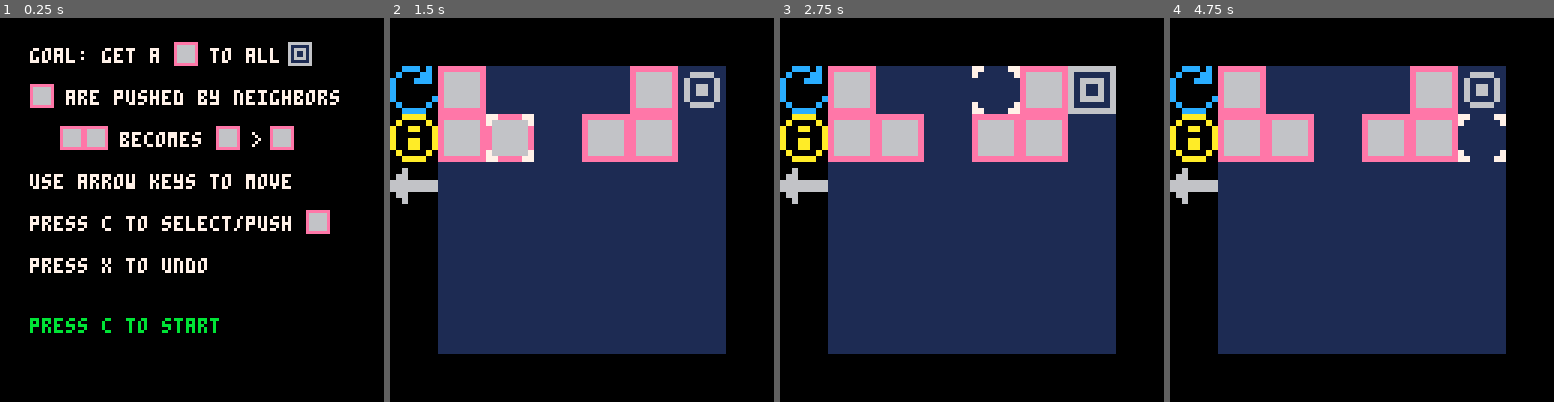
Above: before the commit, frames 1-4 (left to right).
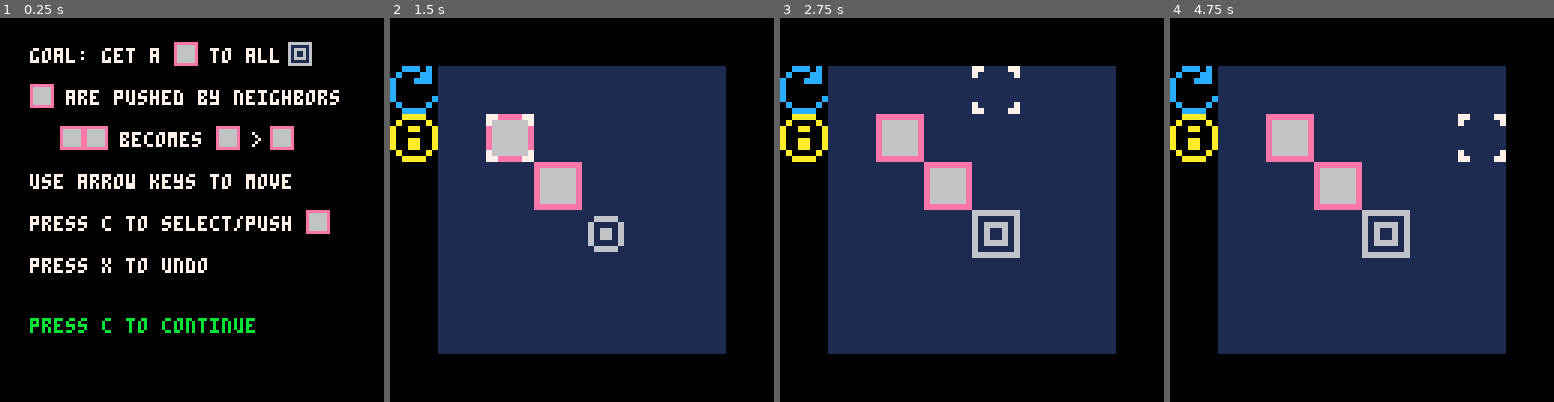
Above: after the commit, the same moments.

Repository: apineapple/tactic-toe
Game: PICO-8 cartridge puzzle.p8
Two runs of this game, one before a commit and one after it. Both use one fixed random seed, a clock stepped at 60 frames per second and the inputs below.
Inputs:
- Up to frame 1 (0.25 s): no input
- Up to frame 2 (1.5 s): tap X (X key) at 0.33, 1.07 s; tap O (Z key) at 0.7 s
- Up to frame 3 (2.75 s): hold Right 1.6-2.1 s; tap O (Z key) at 1.7, 2.1, 2.5 s; tap X (X key) at 1.85 s; hold Up 2.15-2.42 s; hold Right from 2.47 s (still down)
- Up to frame 4 (4.75 s): tap O (Z key) every 0.4 s from 2.9 to 4.5 s; tap X (X key) at 2.97, 4.08 s; release Right at 3.03 s; hold Left 3.08-3.58 s; hold Down 3.63-3.97 s; hold Right 4.02-4.68 s; hold Up from 4.73 s (still down)

The runs differ from the first frame. In frame 1, 0.4% of the frame differs, in the area x 42-67%, y 78-83%; in frame 2, 11%; in frame 3, 12%, in the area x 0-88%, y 12-63%; in frame 4, 11%.

Commit message:
Add files via upload

Diff:
--- a/puzzle.p8
+++ b/puzzle.p8
@@ -5,76 +5,84 @@
 -- by bens
 
 l=1  -- level num
-cf=1
-tutorial=0
-sx=0 sy=0
-lock = 0
-move=1
-gf = 2
-x=16 y=16 -- position (in tiles)
-t=0 -- timer
+
+--availble blocks
 a={{-1,-1},{-1,-1},{-1,-1},{-1,-1},{-1,-1},{-1,-1},{-1,-1},{-1,-1}}
+-- blocks for levels
 b={
 	{{2,2},{3,3}},
 	{{4,3},{3,4},{3,5}},
+	{{3,2},{4,2},{5,1},{6,3}},
+	{{2,2},{1,2},{2,1},{4,4}},
+	{{3,3},{3,4},{4,4}},
+	{{6,4},{3,4},{4,3},{4,4}},
 	{{2,4},{2,5},{2,6},{3,6}},
-	{{2,2},{1,2},{2,1},{4,4}},
+	{{3,3},{3,4},{4,3},{4,4}},
+	{{3,3},{4,4},{6,4},{4,5},{5,6}},
+	{{3,3},{3,4},{3,5},{4,3}},
+	{{4,2},{3,3},{3,4},{2,5}},
+	{{5,2,1},{3,3},{4,3},{3,4},{2,5},{5,5}},
+	{{1,1},{2,1},{4,2},{5,4},{4,5},{2,4}},
+	{{1,5},{2,5},{3,5},{2,6},{3,6}},
 	{{1,1},{3,1},{2,2},{4,3},{5,4},{2,4}},
+	{{2,5},{3,4},{4,4},{5,5}},
+	{{3,3},{3,4},{4,4},{4,5}},
+	{{2,2},{2,3},{2,4},{3,3},{4,3,1}},
+	{{6,4},{7,4},{6,3},{4,3},{2,2}},
+	{{3,3},{3,4},{3,5},{4,3}},
+	{{1,2},{2,2},{1,3},{2,3},{3,3},{5,3},{4,4},{5,4,1},{5,5,1}},
+	{{1,1},{5,1},{1,2},{2,2},{4,2},{5,2}},
+	{{1,1},{4,1},{1,2},{2,2},{4,2},{5,2}},
+	{{1,1},{1,2},{2,2},{5,1},{5,2},{4,2}},
+	{{1,5},{2,5},{3,5},{2,6},{3,6}},
 	{{2,4},{3,3},{5,3},{5,1},{5,4}},
-	{{5,2,1},{3,3},{4,3},{3,4},{2,5},{5,5}},
-	{{3,3},{4,4},{6,4},{4,5},{5,6}},
 	{{4,1},{3,2},{4,2},{3,3},{5,3},{6,4}},
 	{{4,1},{3,2},{4,2},{1,3},{3,3},{2,5},{4,5},{6,5}},
-	{{3,3},{3,4},{4,3},{4,4}},
-	{{6,4},{3,4},{4,3},{4,4}},
-	{{4,2},{3,3},{3,4},{2,5}},
-	{{1,5},{2,5},{3,5},{2,6},{3,6}},
-	{{1,5},{2,5},{3,5},{2,6},{3,6}},
-	{{3,3},{3,4},{3,5},{4,3}},
-	{{1,2},{2,2},{1,3},{2,3},{3,3},{5,3},{4,4},{5,4,1},{5,5,1}},
- 	{{1,1},{5,1},{1,2},{2,2},{4,2},{5,2}},
- 	{{1,1},{4,1},{1,2},{2,2},{4,2},{5,2}},
- 	{{3,3},{3,4},{4,4}},
-	{{3,3},{3,4},{3,5},{4,3}},
-	{{3,3},{3,4},{4,4},{4,5}},
-	{{2,5},{3,4},{4,4},{5,5}},
-	{{2,2},{2,3},{2,4},{3,3},{4,3,1}},
-	{{6,4},{7,4},{6,3},{4,3},{2,2}},
-	{{1,1},{1,2},{2,2},{5,1},{5,2},{4,2}}
+	{{3,3},{4,3},{3,4},{3,5}}
 }
-ml=#b+1
-l=#b
-re={}
-un={}
-
+--goals for levels
 g={
 	{{4,4}},
 	{{4,5}},
+	{{4,3}},
+	{{5,5}},
+	{{1,5}},
+	{{4,6}},
 	{{5,6}},
-	{{5,5}},
+	{{6,5}},
+	{{3,6},{4,6}},
+	{{2,3},{2,5},{4,5}},
+	{{2,6},{4,1}},
+	{{5,1}},
+	{{1,3}},
+	{{6,4}},
 	{{1,4}},
-	{{2,2}},
 	{{5,1}},
-	{{3,6},{4,6}},
-	{{1,2},{5,1},{4,3}},
-	{{1,2},{5,1},{4,3}},
-	{{6,5}},
-	{{4,6}},
-	{{2,6},{4,1}},
-	{{6,4}},
-	{{5,1}},
+	{{6,1}},
+	{{6,3}},
+	{{1,1}},
 	{{2,6}},
 	{{6,6}},
 	{{4,6}},
 	{{3,6}},
-	{{1,5}},
- {{2,3},{2,5},{4,5}},
- {{6,1}},
- {{5,1}},
- {{6,3}},
- {{1,1}},
- {{6,1}} --made by ben
-}
+ 	{{6,1}}, --made by ben
+	{{5,1}},
+	{{2,2}},
+	{{1,2},{5,1},{4,3}},
+	{{1,2},{5,1},{4,3}},
+	{{5,1}}
+	}
+
+cf=1 -- cursor flashing
+tutorial=0 -- info screen flag
+sx=0 sy=0 -- stored x/y for lock
+lock = 0 -- locked on block flag
+gf = 2 -- goal flashing
+x=16 y=16 -- position (in tiles)
+t=0 -- timer
+ml=#b+1 -- max level+1
+re={} -- restart
+un={} -- undo
 
 function _init()
 	cls()
@@ -84,26 +92,7 @@
 
 function _draw()
 	if (tutorial==0) then
-		color(7)
-		print("goal: get a bl to all g", 10, 10)
-		print("   are pushed by neighbors", 10, 24)
-		print("becomes    >",40,38)
-		print("use arrow keys to move", 10, 52)
-		print("press c to select/push", 10, 66)
-		print("press x to undo", 10, 80)
-		color(11)
-		print("press c to start", 10, 100)
-
-		spr(3,96,8)
-		spr(5,58,8)
-		spr(5,10,22)
-
-		spr(5,20,36)
-		spr(5,28,36)
-		spr(5,72,36)
-		spr(5,90,36)
-
-		spr(5,102,64)
+		tutorial_design()
 	elseif(l==ml) then
 		poke(0x5f2c,0)
 		cls()
@@ -113,20 +102,23 @@
 		map()
 		poke(0x5f2c,3)
 
+		-- goal sprite
 		for i=1, #g[l] do
 			spr(gf,g[l][i][1]*8,g[l][i][2]*8)
 		end
 
+		-- block sprite
 		for i=1, #b[l] do
 			bbl=5
 			if(sx/8==b[l][i][1] and sy/8==b[l][i][2]) then
-				bbl=12
+				bbl=12 -- lock
 			elseif(#b[l][i]==3 and b[l][i][3]==1) then
-				bbl=13
-			end
-				spr(bbl,b[l][i][1]*8,b[l][i][2]*8)
-		end
-
+				bbl=13 -- stone
+			end
+			spr(bbl,b[l][i][1]*8,b[l][i][2]*8)
+		end
+
+		-- yellow dots
 		if (lock==1) then
 			for i = 1,#a do
 				if(a[i][1]!=0 and a[i][1]!=0) then
@@ -134,16 +126,16 @@
 				end
 			end
 		end
-
 		cursor = spr(cf,x,y)
-
 	end
 end
 
 function _update()
-	if (l==ml) return
-	t+=1
-
+
+	if (l==ml) return -- done
+	t+=1-- framecount
+
+	-- all win check stuff
 	gnum=0
 		for i = 1, #b[l] do
 			for j = 1, #g[l] do
@@ -174,11 +166,12 @@
 			end
 	end
 
+	--movement not locked
 	if (lock == 0) then
-		if (btnp(⬅️) and (x/8>1 or (x/8==1 and y/8<4))) x-=8
+		if (btnp(⬅️) and (x/8>1 or (x/8==1 and y/8<3))) x-=8
 		if (btnp(➡️) and x/8!=6) x+=8
 		if (btnp(⬆️) and y/8!=1) y-=8
-		if (btnp(⬇️) and ((y/8<6 and x/8>0) or y/8<3)) y+=8
+		if (btnp(⬇️) and ((y/8<6 and x/8>0) or y/8<2)) y+=8
 
 		if (btnp(⬅️) or btnp(➡️) or btnp(⬆️) or btnp(⬇️)) then
 			if (gf==2) then gf = 3
@@ -186,9 +179,10 @@
 			end
 		end
 
+	--movement locked
 	else
 		gf=2
-  rx=x ry=y
+  		rx=x ry=y
 		if (btnp(⬆️)) ry=y-8
 		if (btnp(⬅️)) rx=x-8
 		if (btnp(➡️)) rx=x+8
@@ -198,7 +192,9 @@
 			x=rx y=ry
 		end
 
+		-- cursor flashing
 		if (t%20==0) then
+			t=0
 			if (cf==1) then
 				cf = 10
 			elseif (cf==10) then
@@ -207,6 +203,7 @@
 		end
 	end
 
+	--undo
 	if (btnp(5)) then
 			if(#un>0) then
 					b[l][un[#un][3]][1]=un[#un][1]
@@ -218,6 +215,7 @@
 			end
 	end
 
+	--select
 	if (btnp(4)) then
 		if(tutorial==0)then
 			tutorial=1
@@ -250,16 +248,7 @@
 			cf=1 lock=0
 			sx=-1 sy=-1
 		else
-			if(x/8==0 and y/8==1)then
-				for i=1,#b[l] do
-					b[l][i][1]=re[i][1]
-					b[l][i][2]=re[i][2]
-				end
-				cf=1
-				lock=0
-				sx=-1 sy=-1
-				return
-			end
+			if (buttons()!=1) then
 			for i = 1,#b[l] do
 				if (x==b[l][i][1]*8 and y==b[l][i][2]*8) then
 					lock=1
@@ -271,10 +260,13 @@
 					break
 				end
 			end
+			end
 		end
 	end
 end
 
+
+--reg block behavior
 function arrows()
 
 	two=0
@@ -468,9 +460,51 @@
 			a[8][2]=(y+8)/8
 		end
 	end
-
 end
 
+function tutorial_design()
+	poke(0x5f2c,0)
+	cls()
+	color(7)
+	print("goal: get a bl to all g", 10, 10)
+	print("   are pushed by neighbors", 10, 24)
+	print("becomes    >",40,38)
+	print("use arrow keys to move", 10, 52)
+	print("press c to select/push", 10, 66)
+	print("press x to undo", 10, 80)
+	color(11)
+	print("press c to continue", 10, 100)
+	spr(3,96,8)
+	spr(5,58,8)
+	spr(5,10,22)
+	spr(5,20,36)
+	spr(5,28,36)
+	spr(5,72,36)
+	spr(5,90,36)
+	spr(5,102,64)
+end
+
+function buttons()
+	--restart button
+	if(x/8==0 and y/8==1)then
+		for i=1,#b[l] do
+			b[l][i][1]=re[i][1]
+			b[l][i][2]=re[i][2]
+		end
+		cf=1
+		lock=0
+		sx=-1 sy=-1
+		return 1
+	--tutorial button
+	elseif(x/8==0 and y/8==2)then
+		tutorial=0
+		cf=1
+		lock=0
+		sx=-1 sy=-1
+		return 1
+	end
+	return 0
+end
 __gfx__
 0000000077dddd77111111116666666611111111eeeeeeeee00000000000000eeeeeeeee00000000ddddddddddddddddeeeeeeeeeeeeeeee0000000000000000
 000000007dddddd7116666116111111611111111e666666ee00000000000000e0000000000000000daaddaadddddddddeaaaaaaee000000e0000000000000000
@@ -638,7 +672,7 @@
 1215151515151526262626262626262600000000000000000000000000000000000000000000000000000000000000000000000000000000000000000000000000000000000000000000000000000000000000000000000000000000000000000000000000000000000000000000000000000000000000000000000000000000
 3104040404040415262626262626262600000000000000000000000000000000000000000000000000000000000000000000000000000000000000000000000000000000000000000000000000000000000000000000000000000000000000000000000000000000000000000000000000000000000000000000000000000000
 3004040404040415262626262626262600000000000000000000000000000000000000000000000000000000000000000000000000000000000000000000000000000000000000000000000000000000000000000000000000000000000000000000000000000000000000000000000000000000000000000000000000000000
-3204040404040415262626262626262600000000000000000000000000000000000000000000000000000000000000000000000000000000000000000000000000000000000000000000000000000000000000000000000000000000000000000000000000000000000000000000000000000000000000000000000000000000
+2504040404040415262626262626262600000000000000000000000000000000000000000000000000000000000000000000000000000000000000000000000000000000000000000000000000000000000000000000000000000000000000000000000000000000000000000000000000000000000000000000000000000000
 1504040404040415262626262626262600000000000000000000000000000000000000000000000000000000000000000000000000000000000000000000000000000000000000000000000000000000000000000000000000000000000000000000000000000000000000000000000000000000000000000000000000000000
 2304040404040415262626262626262600000000000000000000000000000000000000000000000000000000000000000000000000000000000000000000000000000000000000000000000000000000000000000000000000000000000000000000000000000000000000000000000000000000000000000000000000000000
 1504040404040415262626262626262600000000000000000000000000000000000000000000000000000000000000000000000000000000000000000000000000000000000000000000000000000000000000000000000000000000000000000000000000000000000000000000000000000000000000000000000000000000
Not shown, changed: index.html
Not shown, added: index.js
